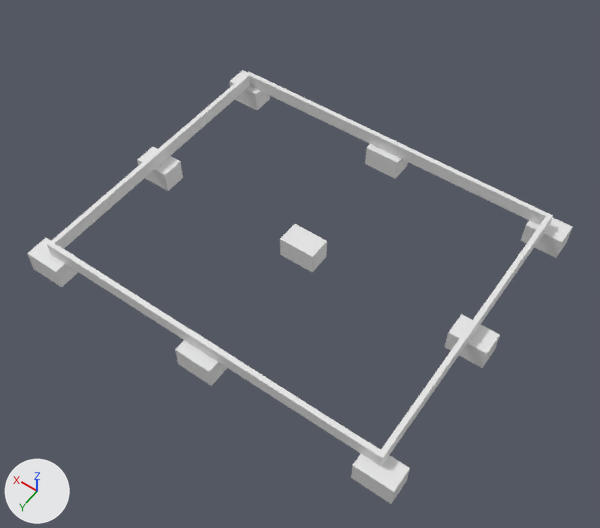
The Blender file cabin.blend, before and after one commit.
Both versions are drawn from a 50 mm camera at (-2.92, 4.15, 6.11) aimed at (-0.14, 0.26, 0.0). The axes (+X, +Y, +Z) are drawn at lower left. The lights are the same throughout.

Objects in the first picture: 'Long.Floor.Box.Board.001', 'Long.Floor.Box.Board.002', 'Short.Floor.Box.Board.001', 'Short.Floor.Box.Board.002', 'concrete-block.002', 'concrete-block.006', 'concrete-block.008', 'concrete-block.012', 'concrete-block.014', 'concrete-block.016'.
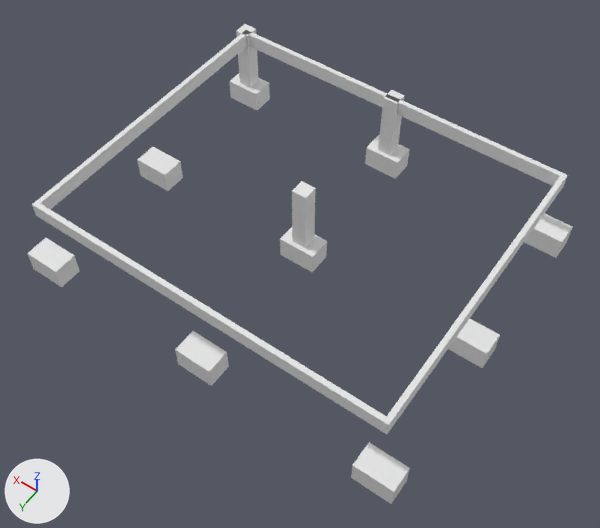
Commit message: Add posts

ob_floorbox is not drawn itself; it is the parent of ob_long_floor_box_board_001, ob_long_floor_box_board_002, ob_short_floor_box_board_001, ob_short_floor_box_board_002, ob_nails, ob_nails_001, ob_nails_002, ob_nails_003.

Edits to the scene script, one JSON object a line:
```json
{"op": "add", "block": "me_cube_030", "code": ["me_cube_030 = bpy.data.meshes.new('Cube.030')", "me_cube_030.from_pydata(...)  # a box spanning x -0.075..0.075, y -0.075..0.075, z -0.35..0.35"]}
{"op": "set", "path": "ob_floorbox.location", "old": "(0.0, 0.0, 0.075)", "new": "(0.0, 0.0, 0.625)"}
{"op": "add", "block": "ob_post_003", "code": ["ob_post_003 = bpy.data.objects.new('Post.003', me_cube_030)", "ob_post_003.location = (1.83, -1.525, 0.35)"]}
{"op": "add", "block": "ob_post_002", "code": ["ob_post_002 = bpy.data.objects.new('Post.002', me_cube_030.copy())", "ob_post_002.location = (0.0, -1.525, 0.35)"]}
{"op": "add", "block": "ob_post_001", "code": ["ob_post_001 = bpy.data.objects.new('Post.001', me_cube_030.copy())", "ob_post_001.location = (0.0, 0.0, 0.35)"]}
```

Where the change shows, as pixel boxes [x1, y1, x2, y2] in the pictures (600 x 528 px):
```json
{"object": "Long.Floor.Box.Board.001", "change": "moved", "before": [47, 241, 386, 466], "after": [32, 201, 392, 434]}
{"object": "Long.Floor.Box.Board.002", "change": "moved", "before": [246, 71, 553, 227], "after": [244, 30, 567, 188]}
{"object": "Short.Floor.Box.Board.001", "change": "moved", "before": [51, 74, 250, 249], "after": [37, 34, 246, 210]}
{"object": "Short.Floor.Box.Board.002", "change": "moved", "before": [381, 217, 550, 461], "after": [387, 176, 565, 428]}
{"object": "Post.001", "change": "added", "after": [292, 181, 316, 248]}
{"object": "Post.002", "change": "added", "after": [378, 90, 405, 155]}
{"object": "Post.003", "change": "added", "after": [236, 24, 259, 88]}
```
